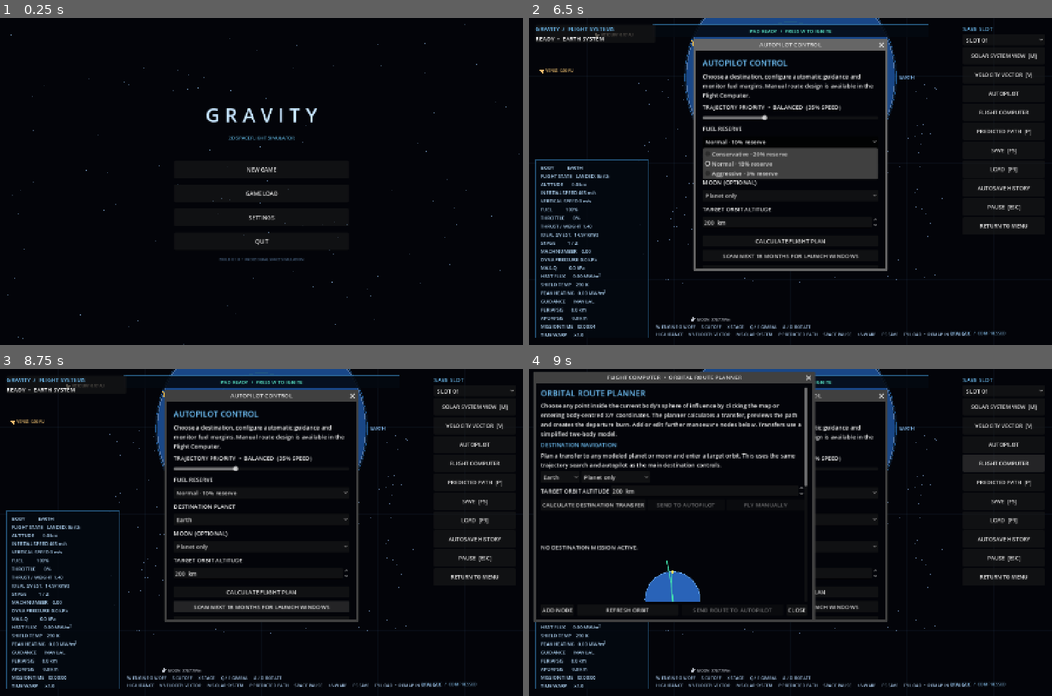
Above: before the commit, frames 1-4 (two rows, left to right).
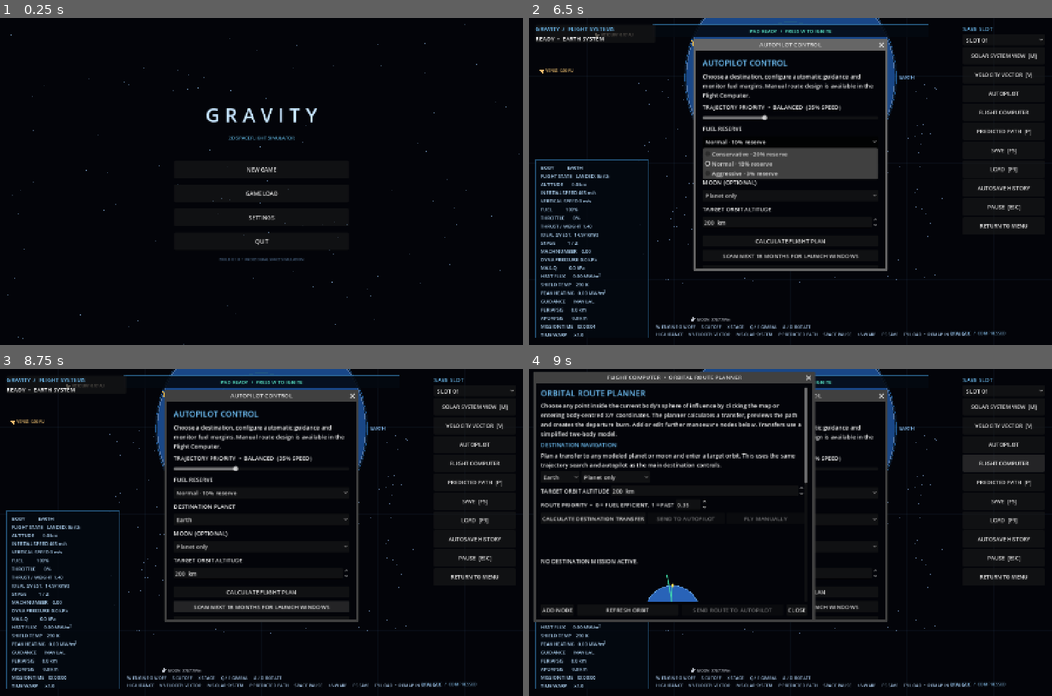
Above: after the commit, the same moments.

Repository: Blagos1195/Gravity-simulator
Game: Godot game, scene res://scenes/main.tscn
The game is run twice, just before and just after one commit, with the same random seed, the same clock (stepped at 60 frames per second) and the same inputs.
Inputs:
- Up to frame 1 (0.25 s): no input
- Up to frame 2 (6.5 s): click "NEW GAME" at 0.5 s; click "CONTINUE TO ROCKET BUILDER" at 1.25 s; click "LAUNCH VEHICLE" at 2 s; click "SLOT 01" at 2.75 s; click "SOLAR SYSTEM VIEW [M]" at 3.5 s; click "VELOCITY VECTOR [V]" at 4.25 s; click "AUTOPILOT" at 5 s; click "Normal · 10% reserve" at 5.75 s
- Up to frame 3 (8.75 s): click "Normal · 10% reserve" at 6.5 s; click "SCAN NEXT 18 MONTHS FOR LAUNC…" at 7.25 s; click "SCAN NEXT 18 MONTHS FOR LAUNC…" at 8 s
- Up to frame 4 (9 s): click "FLIGHT COMPUTER" at 8.75 s

Frames 1-3 are identical in both runs. In frame 4, 1.8% of the frame differs, in the area x 2-54%, y 34-72%.

Commit message:
Expose fuel versus flight-time route optimisation

Diff:
--- a/Gravity/scripts/route_planner.gd
+++ b/Gravity/scripts/route_planner.gd
@@ -46,6 +46,7 @@
 var navigation_planet_dropdown: OptionButton
 var navigation_moon_dropdown: OptionButton
 var navigation_altitude_input: SpinBox
+var route_priority_input: SpinBox
 var navigation_report: RichTextLabel
 var navigation_progress: Label
 var navigation_plot: OrbitPlot
@@ -326,6 +327,21 @@
 	navigation_altitude_input.size_flags_horizontal = Control.SIZE_EXPAND_FILL
 	navigation_altitude_input.value_changed.connect(func(_value: float): _invalidate_navigation_plan())
 	altitude_row.add_child(navigation_altitude_input)
+	var priority_row := HBoxContainer.new()
+	root.add_child(priority_row)
+	var priority_label := Label.new()
+	priority_label.text = "ROUTE PRIORITY  •  0 = FUEL EFFICIENT, 1 = FAST"
+	priority_row.add_child(priority_label)
+	route_priority_input = SpinBox.new()
+	route_priority_input.min_value = 0.0
+	route_priority_input.max_value = 1.0
+	route_priority_input.step = 0.05
+	route_priority_input.value = float(simulation.get("autopilot_speed_priority"))
+	route_priority_input.value_changed.connect(func(value: float):
+		simulation.set("autopilot_speed_priority", value)
+		_invalidate_navigation_plan()
+	)
+	priority_row.add_child(route_priority_input)
 	var navigation_actions := HBoxContainer.new()
 	root.add_child(navigation_actions)
 	var calculate_navigation_button := Button.new()
